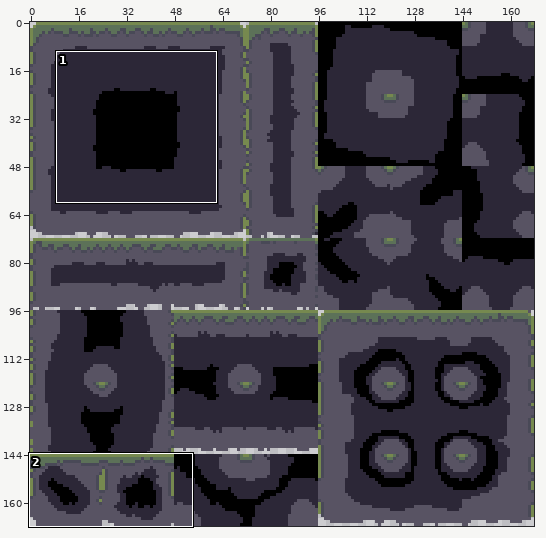
Two versions of one sprite sheet, Assets/Sprites/Tileset/Dirt_Basic2.png. Above, an overview of the earlier version with the close-up marked.
Close-up. Before:
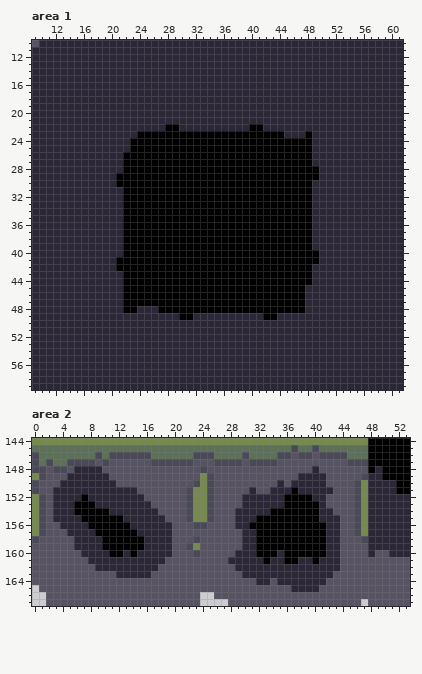
The file is 168x168 pixels. Shown: area 1: x 9..61, y 10..59; area 2: x 0..53, y 144..167.
Once edited:
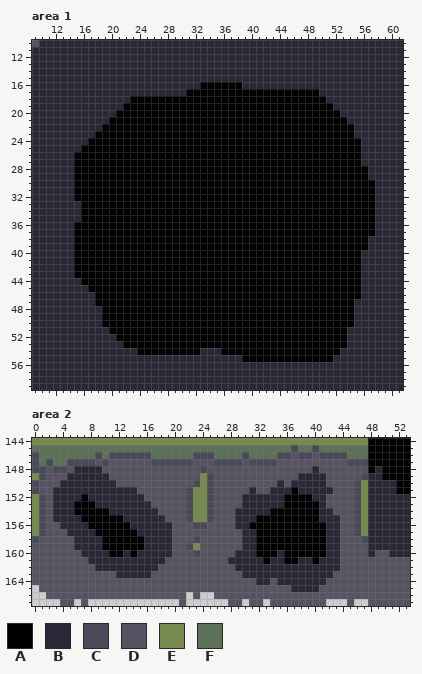
Palette (. is transparent): A #000000  B #2c2737  C #494957  D #585363  E #76894f  F #5c7158
Diff:
Changed rows in their new state; - is an unchanged pixel.
Area 1:
first column x 15:
16 ------------------AAAAAA-------------------
17 ----------------AAAAAAAAAAAAAAAAAAA--------
18 --------AAAAAAAAAAAAAAAAAAAAAAAAAAAA-------
19 -------AAAAAAAAAAAAAAAAAAAAAAAAAAAAAA------
20 ------AAAAAAAAAAAAAAAAAAAAAAAAAAAAAAAA-----
21 -----AAAAAAAAAAAAAAAAAAAAAAAAAAAAAAAAAA----
22 ----AAAAAAAAA--AAAAAAAAAA--AAAAAAAAAAAAA---
23 ---AAAAAA---------------------AAA-AAAAAA---
24 --AAAAAA--------------------------AAAAAAA--
25 -AAAAAAA--------------------------AAAAAAA--
26 AAAAAAA---------------------------AAAAAAA--
27 AAAAAAA---------------------------AAAAAAA--
28 AAAAAAA----------------------------AAAAAAA-
29 AAAAAA-----------------------------AAAAAAA-
30 AAAAAA----------------------------AAAAAAAAA
31 AAAAAAA---------------------------AAAAAAAAA
32 AAAAAAA---------------------------AAAAAAAAA
33 -AAAAAA---------------------------AAAAAAAAA
34 -AAAAAA---------------------------AAAAAAAAA
35 -AAAAAA---------------------------AAAAAAAAA
36 AAAAAAA---------------------------AAAAAAAAA
37 AAAAAAA---------------------------AAAAAAAAA
38 AAAAAAA---------------------------AAAAAAAA-
39 AAAAAAA---------------------------AAAAAAAA-
40 AAAAAAA----------------------------AAAAAA--
41 AAAAAA-----------------------------AAAAAA--
42 AAAAAA----------------------------AAAAAAA--
43 AAAAAAA---------------------------AAAAAAA--
44 -AAAAAA---------------------------AAAAAAA--
45 --AAAAA--------------------------AAAAAAAA--
46 ---AAAA--------------------------AAAAAAAA--
47 ---AAAA--------------------------AAAAAAA---
48 ----AAA--AAA---------------------AAAAAAA---
49 ----AAAAAAAAAAA--AAAAAAAAAA--AAAAAAAAAAA---
50 ----AAAAAAAAAAAAAAAAAAAAAAAAAAAAAAAAAAAA---
51 -----AAAAAAAAAAAAAAAAAAAAAAAAAAAAAAAAAA----
52 ------AAAAAAAAAAAAAAAAAAAAAAAAAAAAAAAAA----
53 -------AAAAAAAAAAAAAAAAAAAAAAAAAAAAAAAA----
54 ---------AAAAAAAAA---AAAAAAAAAAAAAAAAA-----
55 ------------------------AAAAAAAAAAAAA------
Area 2:
first column x 2:
166 --------------------.------------------------
167 ..--.-.............-..------.--.--------...-.
Changed places in both close-ups, as pixel boxes (x1, y1, x2, y2):
changed: (74, 82, 375, 362)
erased: (46, 592, 200, 606)
erased: (242, 599, 270, 606)
erased: (326, 599, 361, 606)
